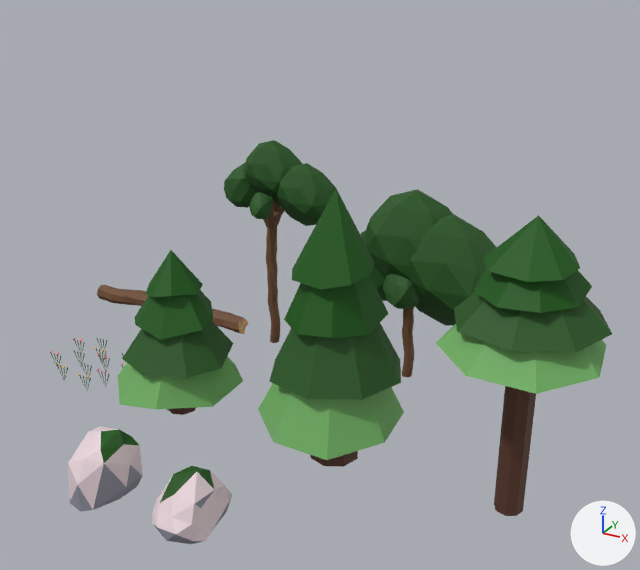
What one commit did to the FBX model LD42/Assets/_Models/FloraPack1.fbx.
Both versions are drawn from a camera (50 mm lens) standing at (9.09, -10.92, 8.52) and looking at (2.47, 1.12, 2.5). The axes (+X, +Y, +Z) are drawn at lower right. The lights are the same throughout. Where no turn or scale is listed for an object, it has been applied to the vertices.

Objects in the first picture: 'Grass_1', 'Rock_1', 'Rock_2', 'Tree_1', 'Tree_2', 'Tree_3', 'Tree_4', 'Tree_5', 'Trunk_1'.
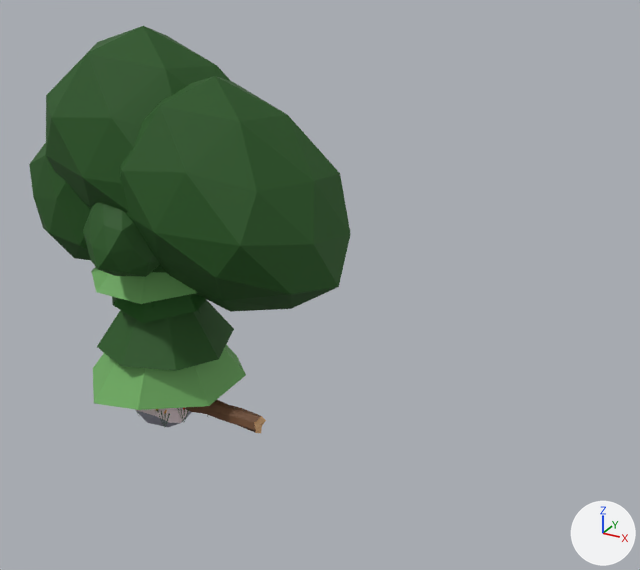
Where the newer file only moved an object's origin or applied its transform, the numbers keep the older frame.

Where the change shows, as pixel boxes (x1, y1, x2, y2) in the pictures (640 x 570 px):
'Tree_5', mesh rescaled: before (360, 189, 497, 377); after (29, 26, 351, 312)
'Tree_4', mesh rescaled: before (436, 216, 612, 516); after (91, 265, 197, 304)
'Tree_2', mesh rescaled: before (258, 188, 404, 467); after (151, 301, 202, 316)
'Tree_1', mesh rescaled: before (118, 250, 243, 415); after (93, 294, 246, 410)
'Tree_3', mesh rescaled (not visible afterwards): before (224, 140, 336, 343)
'Rock_2', mesh moved: before (152, 466, 232, 544); after (136, 408, 192, 427)
'Rock_1', moved (not visible afterwards): before (68, 426, 143, 511)
'Trunk_1', mesh rescaled: before (97, 285, 249, 334); after (186, 400, 266, 433)
'Grass_1', moved: before (50, 337, 126, 390); after (137, 407, 209, 427)

What the commit changed:
me_icosphere has 42 vertices, 80 faces and spans x -0.71..0.513, y -0.843..0.603, z -0.536..0.571.
me_icosphere is used by ob_rock_2; location (2.0, -2.0, 0.0).
me_icosphere part 4: the whole mesh is moved by (-2.052, 2.122, 0.236).
me_cylinder has 52 vertices, 41 faces and spans x -0.91..1.2, y -1.04..1.06, z -0.07..3.01.
me_cylinder is used by ob_tree_1; location (0.0, 0.0, 0.06).
me_cylinder part 5: the whole mesh is scaled about its middle by 1.22, then moved by (-0.19, -0.09, 0.33).
me_cube_002 has 33 vertices, 62 faces and spans x -0.419..0.734, y -0.709..0.435, z -0.646..0.699.
me_cube_002 is used by ob_rock_1; location (0.0, -2.0, 0.0).
me_cube_002 part 2: the whole mesh is moved by (-0.177, 0.196, 0.409).
me_cylinder_042 has 391 vertices, 602 faces and spans x -1.11..2.14, y -0.82..1.58, z -0.07..3.7.
me_cylinder_042 is used by ob_tree_5; location (3.0, 3.0, 0.06).
me_cylinder_042 part 1: the whole mesh is scaled about its middle by 1.79, then moved by (-3.09, -2.9, 1.47).
me_cylinder_001 has 52 vertices, 41 faces and spans x -0.82..1.41, y -1.09..1.36, z -0.07..4.54.
me_cylinder_001 is used by ob_tree_2; location (3.0, 0.0, 0.06).
me_cylinder_001 part 3: the whole mesh is scaled about its middle by 0.897, then moved by (-3.29, -0.09, -0.24).
me_cylinder_044 has 90 vertices, 96 faces and spans x -2.4..1.53, y -0.06..0.31, z -0.14..0.34.
me_cylinder_044 is used by ob_trunk_1; location (-2.0, 3.0, 0.06).
me_cylinder_044 part 8: the whole mesh is scaled about its middle by 0.888, then moved by (2.61, -3.12, 0.03).
me_cylinder_002 has 391 vertices, 602 faces and spans x -0.78..1.68, y -0.63..1.25, z -0.07..4.22.
me_cylinder_002 is used by ob_tree_3; location (0.0, 3.0, 0.06).
me_cylinder_002 part 6: the whole mesh is scaled about its middle by 1.06, then moved by (-0.27, -3.11, 0.13).
me_cylinder_040 has 52 vertices, 41 faces and spans x -0.82..1.41, y -1.09..1.36, z -0.07..4.62.
me_cylinder_040 is used by ob_tree_4; location (6.0, 0.0, 0.06).
me_cylinder_040 part 7: the whole mesh is scaled about its middle by 0.953, then moved by (-6.29, -0.12, -0.12).
Object 'Grass_1' (ob_grass_1) moves from (-2.0, 0.0, 0.0) to (0.0, 0.0, 0.0).
Object 'Rock_1' (ob_rock_1) moves from (0.0, -2.0, 0.0) to (0.0, 0.0, 0.0).
